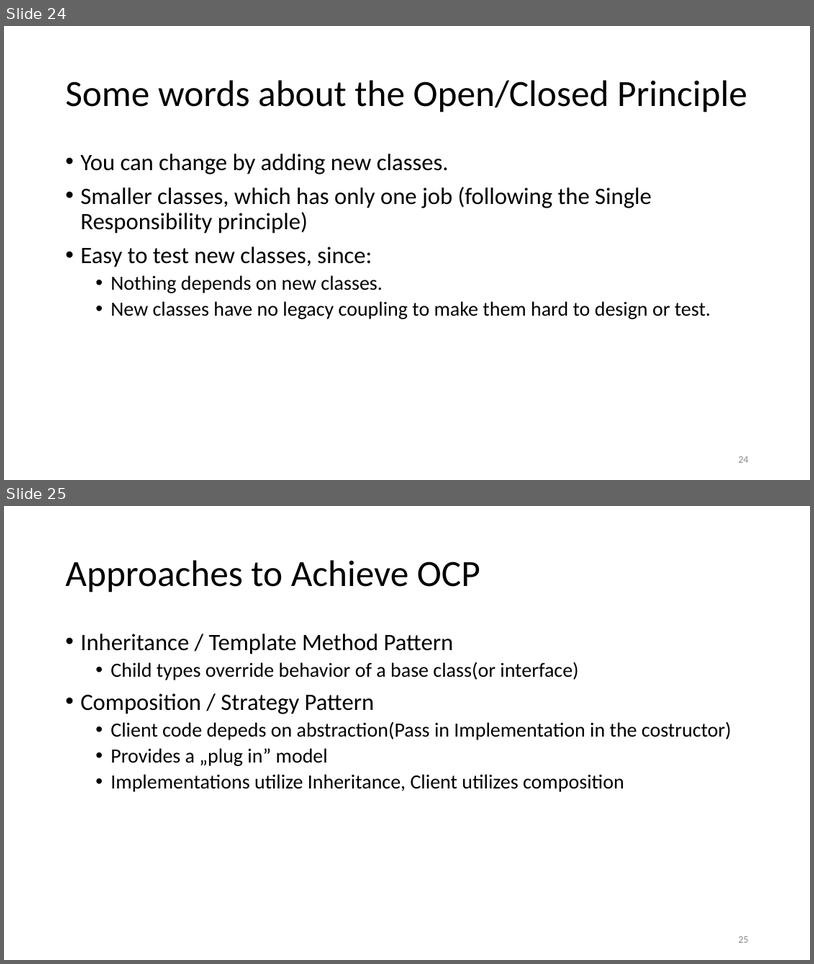
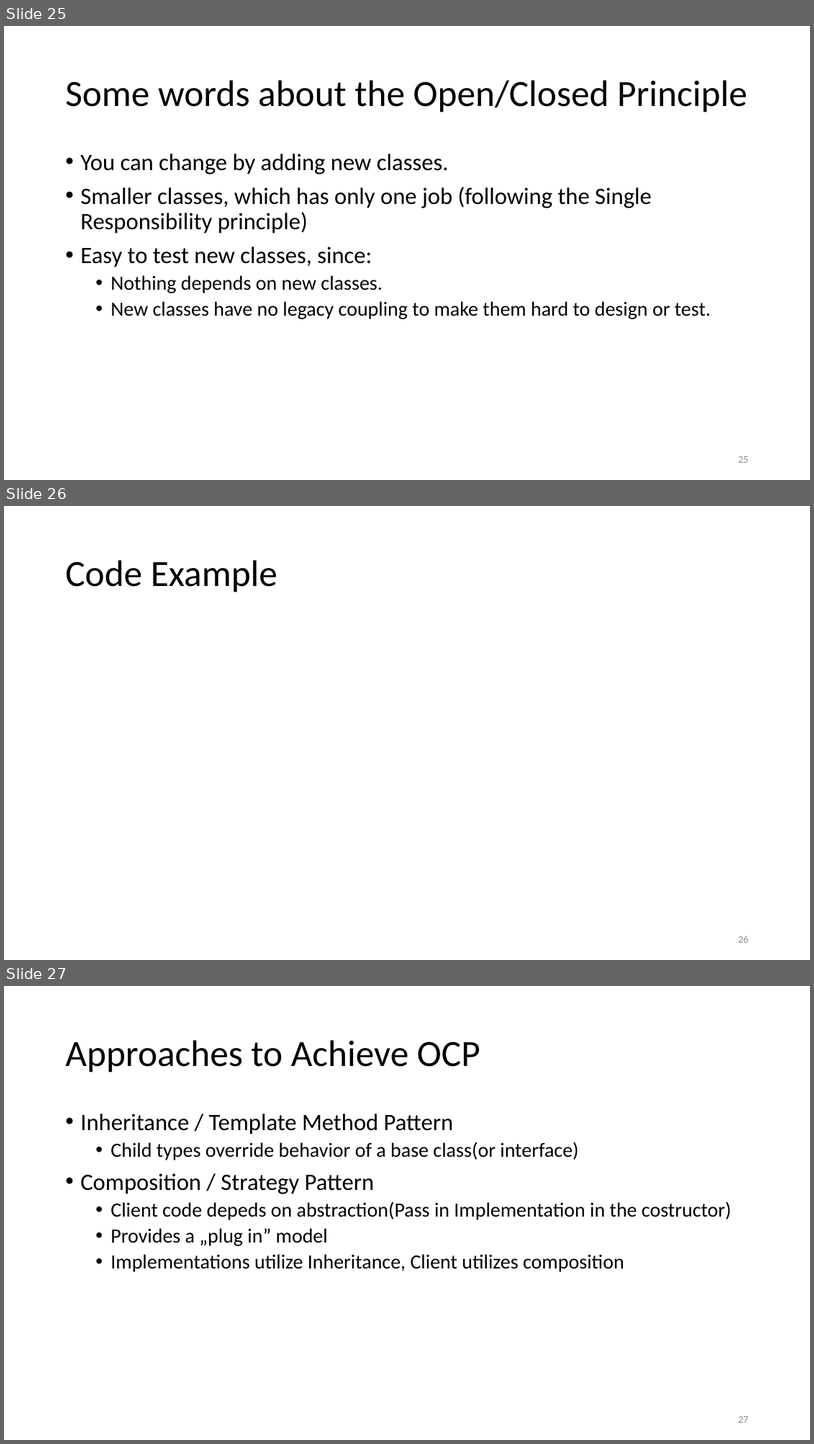
Before and after one commit to esziger/design_patterns, a slide deck: DP01_Into_And_Adapter_Pattern.pptx. Shown one above the other, each under a label of ours: slides 24 and 25 before the commit, slides 25, 26 and 27 after it. The pictures are 814x964 and 814x1444 pixels, drawn with LibreOffice and Linux fonts; fonts in the diff are those of the drawing. Boxes give left, top, right and bottom in pixels: in the first picture for what was removed or moved away, otherwise in the second. Text is boxed around its words. In the diff, an @@ line names an element or a change of style, - is before the commit and + after.

```diff
--- a/DP01_Into_And_Adapter_Pattern.pptx
+++ b/DP01_Into_And_Adapter_Pattern.pptx
@@ slide 26 added at <box>4,506,810,960</box>, background #FFFFFF @@
@@ title added at <box>65,560,278,592</box>, 44 pt, text #000000 @@
+Code Example
@@ page number added at <box>738,936,748,942</box>, 12 pt, text #8C8C8C @@
+26
@@ what was slide 24 is now slide 25 @@
@@ page number at <box>738,456,748,462</box>: text changed @@
-24
+25
@@ what was slide 25 is now slide 27 @@
@@ page number at <box>738,1416,748,1422</box>: text changed @@
-25
+27
```
Also in this commit, not shown: 1 other slide added.
